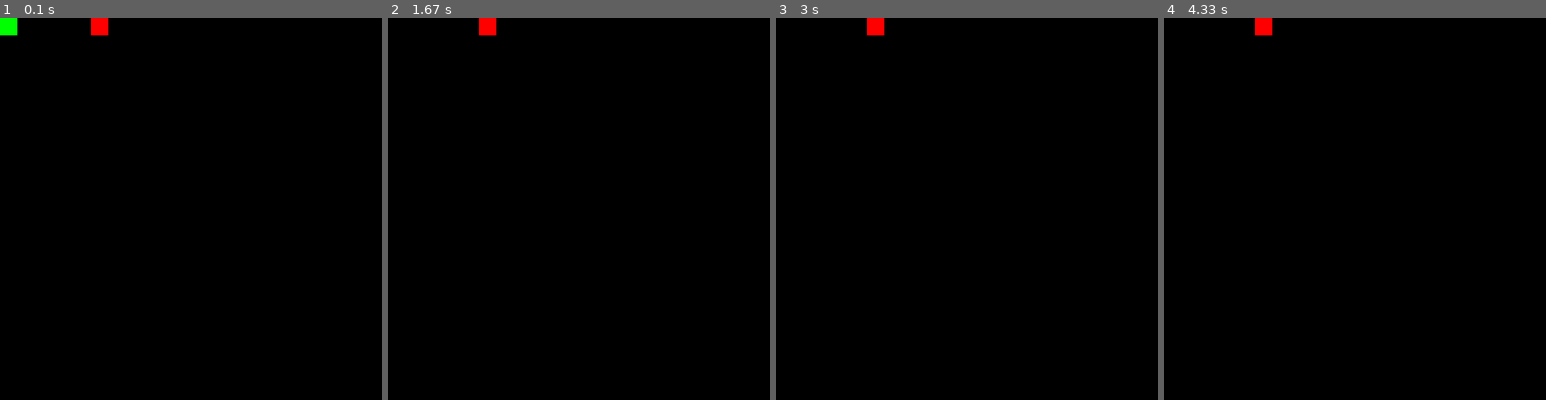
Above: before the commit, frames 1-4 (left to right).
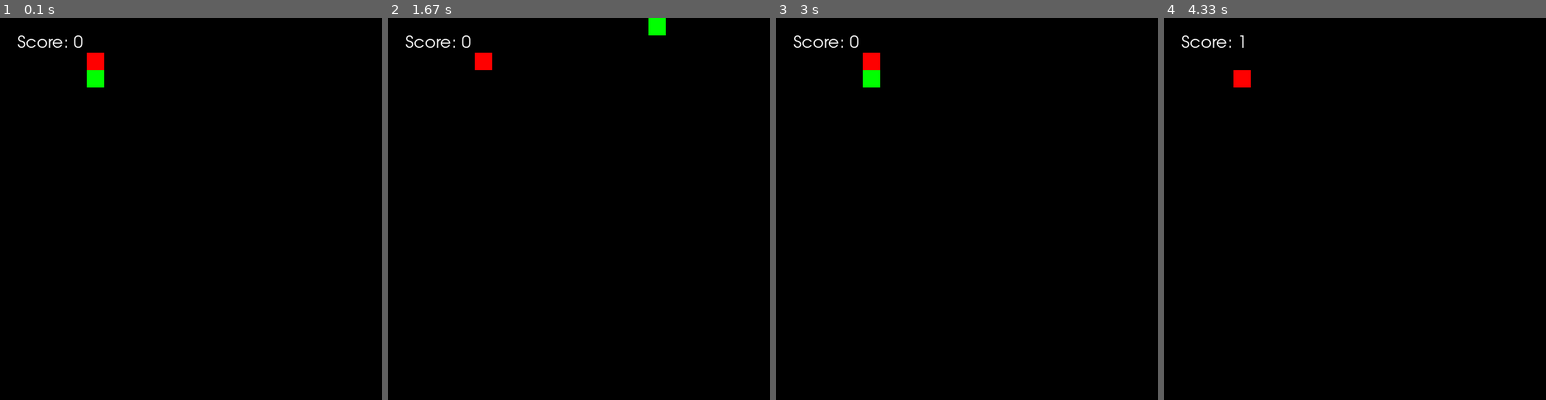
Above: after the commit, the same moments.

Repository: Namtabb/Pygame-project
Game: pygame game, started from main.py
The game is run twice, just before and just after one commit, with the same random seed, the same clock (stepped at 60 frames per second) and the same inputs.
Inputs:
- Up to frame 1 (0.1 s): no input
- Up to frame 2 (1.67 s): hold D 0.33-0.8 s; hold W 0.83-1.13 s; hold D 1.17-1.63 s
- Up to frame 3 (3 s): hold A 1.67-2.2 s; hold S 2.23-2.53 s; hold A 2.57-2.97 s
- Up to frame 4 (4.33 s): hold W 3-3.37 s

The runs differ from the first frame. In frame 1, 1.0% of the frame differs, in the area x 0-29%, y 0-19%; in frame 2, 0.8%; in frame 3, 0.8%; in frame 4, 0.6%.

Commit message:
added score

Diff:
--- a/main.py
+++ b/main.py
@@ -13,11 +13,10 @@
 BLUE = (0, 0, 255)
 GRAY = (128, 128, 128)
 
-NUM_ENEMIES = 3
-
 WIDTH = 550
 HEIGHT = 550
 SCREEN_SIZE = (WIDTH, HEIGHT)
+NUM_APPLES = 1
 
 
 class Player(pg.sprite.Sprite):
@@ -26,8 +25,10 @@
         # making the snake
         self.image = pg.Surface((25,25))
         self.image.fill(GREEN)
+        self.rect = self.image.get_rect()
+        self.rect.topleft = (125,75)
 
-        self.rect = self.image.get_rect()
+        self.grow = True
 
         self.change_x = 0
         self.change_y = 0
@@ -45,42 +46,40 @@
         if self.rect.right > 550:
             Player.kill(self)
 
-
+    # movement
         self.rect.x += self.change_x
         self.rect.y += self.change_y
-    # following functions for movement
+    # how the snake moves
     def go_left(self):
-        # changes direction when going left side
-        self.change_x = -3
+        self.change_x = -25
         self.change_y = 0
 
-
     def go_right(self):
-        # changes direction when going right side
-        self.change_x = 3
+        self.change_x = 25
         self.change_y = 0
 
     def go_down(self):
-        # changes direction when going down
-        self.change_y = 3
+        self.change_y = 25
         self.change_x = 0
 
     def go_up(self):
-        #changes direction when going up
-        self.change_y = -3
+        self.change_y = -25
         self.change_x = 0
+
+    def body_grow(self):
+        pass
 
 
 class Apple(pg.sprite.Sprite):
     def __init__(self):
         super().__init__()
-
+    # making the apple
         self.image = pg.Surface((25,25))
         self.image.fill(RED)
         self.rect = self.image.get_rect()
-
-        self.rect.centerx = random.randrange(0, 550)
-
+        #spawning the apple
+        self.rect.x = random.randrange(0, WIDTH, 25)
+        self.rect.y = random.randrange(0, HEIGHT, 25)
 
     def update(self):
         pass
@@ -96,17 +95,21 @@
     done = False
     clock = pg.time.Clock()
 
+    apples_eaten = 0
+    font = pg.font.SysFont("Futura", 24)
+
     # All sprites go in this sprite Group
     all_sprites = pg.sprite.Group()
+    apple_sprites = pg.sprite.Group()
 
     player = Player()
 
-    apple = Apple()
+    for _ in range(NUM_APPLES):
+        apple = Apple()
+        all_sprites.add(apple)
+        apple_sprites.add(apple)
 
-
-    all_sprites.add(player, apple)
-
-
+    all_sprites.add(player)
 
     pg.display.set_caption("Snake game")
 
@@ -118,7 +121,7 @@
         for event in pg.event.get():
             if event.type == pg.QUIT:
                 done = True
-
+            # move the snake a direction when a key is pressed
             if event.type == pg.KEYDOWN:
                 if event.key == pg.K_a:
                     player.go_left()
@@ -131,20 +134,40 @@
 
                 if event.key == pg.K_s:
                     player.go_down()
+        # checks for apple and snake collision
+        apples_collided = pg.sprite.spritecollide(player, apple_sprites, True)
+
+        # prints the amount of apples eaten
+        for apple in apples_collided:
+            apples_eaten += 1
+
+         #spawns apple after eaten
+        if len(apple_sprites) <= 0:
+            for _ in range(NUM_APPLES):
+                apple = Apple()
+
+                all_sprites.add(apple)
+                apple_sprites.add(apple)
+
+        # --- Draw items
+        screen.fill(BLACK)
+
+        score_image = font.render(f"Score: {apples_eaten}", True, WHITE)
+
+
+        screen.blit(score_image, (25,25))
 
         # --- Update the world state
         all_sprites.update()
 
-        # --- Draw items
-        screen.fill(BLACK)
 
         all_sprites.draw(screen)
 
         # Update the screen with anything new
         pg.display.flip()
 
-        # --- Tick the Clock
-        clock.tick(60)  # 60 fps
+        # how fast the game moves
+        clock.tick(10)  # 10 fps
 
     pg.quit()
 
